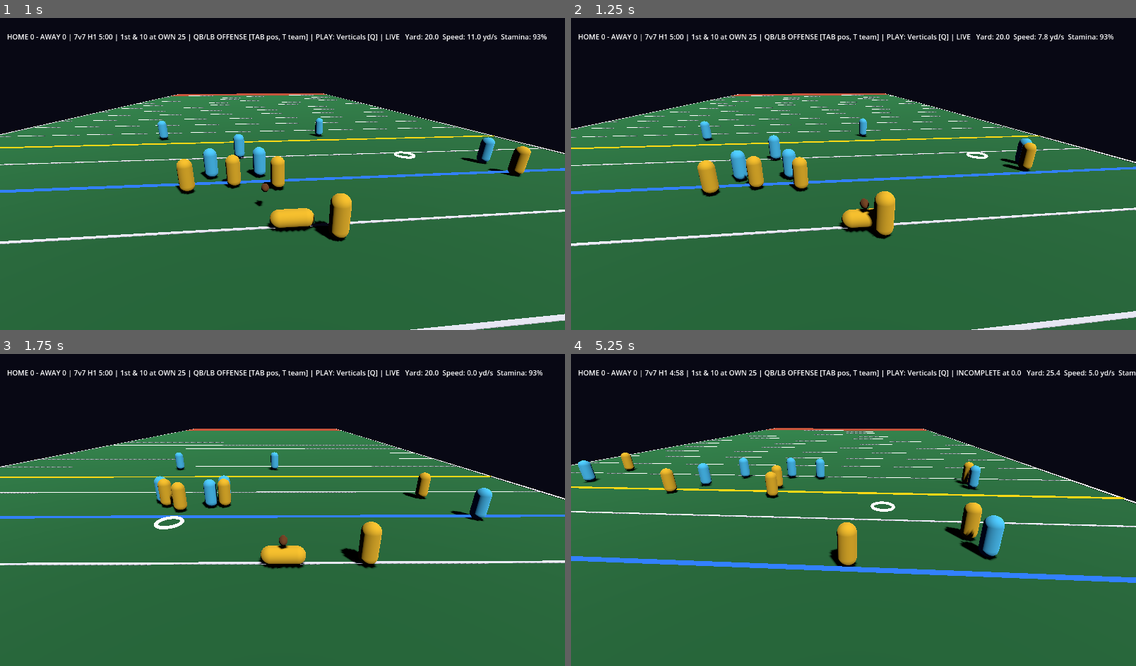
Above: before the commit, frames 1-4 (two rows, left to right).
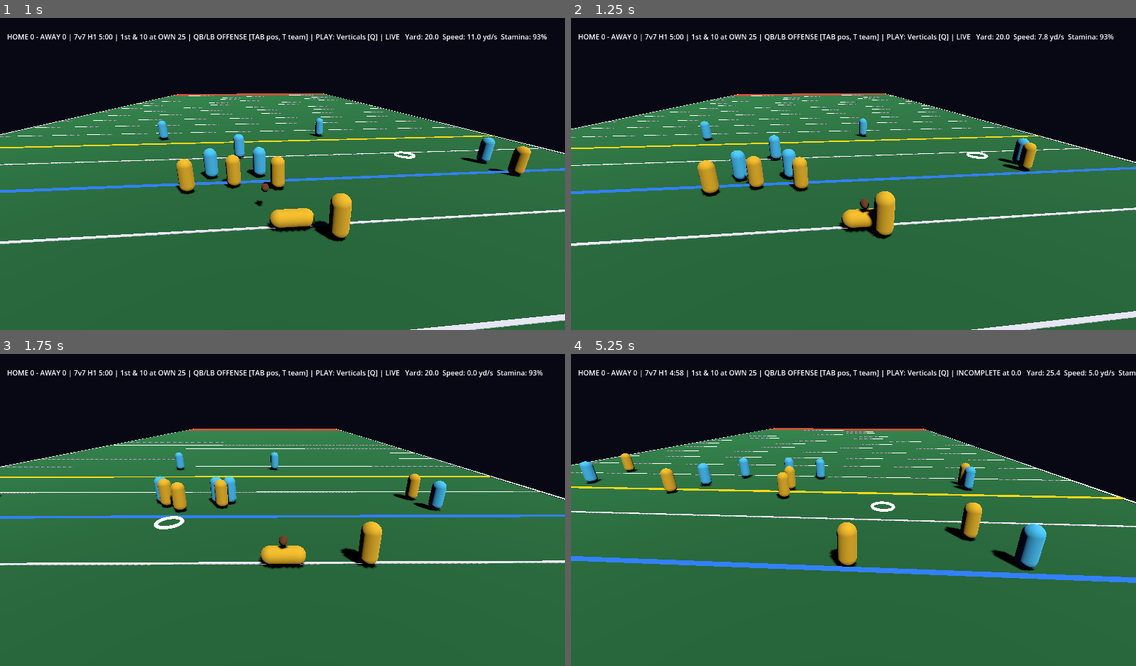
Above: after the commit, the same moments.

Repository: ZeratulAuditore/CraterBowl
Game: Godot game, scene res://scenes/main.tscn
Same seed, same stepped clock (60 frames per second), same inputs: the game is played once before the commit and once after it.
Inputs (mouse positions are in pixels of both pictures, inside the frame that each line leads up to):
- Up to frame 1 (1 s): tap Enter at 0.5 s; move the mouse to (406, 155) at 0.52 s; hold D from 0.53 s (still down); hold Shift from 0.53 s (still down); click (406, 155) at 0.67 s; tap Space at 0.77 s; tap E at 0.8 s
- Up to frame 2 (1.25 s): keep holding D; keep holding Shift; tap Space at 1.07 s
- Up to frame 3 (1.75 s): move the mouse to (169, 522) at 1.27 s; release D at 1.28 s; release Shift at 1.28 s; hold S from 1.28 s (still down); tap E at 1.35 s; tap Space at 1.52, 1.55 s
- Up to frame 4 (5.25 s): tap Space at 1.82, 2.1, 3.02, 3.32, 3.77, 3.8, 4.07, 4.52, 4.82 s; move the mouse to (910, 438) at 2.02 s; release S at 2.03 s; hold D 2.03-2.78 s; hold Shift 2.03-2.78 s; move the mouse to (825, 572) at 2.77 s; hold W 2.78-3.53 s; tap Shift at 2.85, 4.55 s; click (825, 572) at 2.92 s; tap E at 3.05, 3.6 s; move the mouse to (1023, 553) at 3.52 s; hold A 3.53-5.03 s; move the mouse to (684, 460) at 4.27 s; tap Enter at 4.35 s; move the mouse to (881, 506) at 5.02 s; hold S from 5.03 s (still down); tap 3 at 5.1 s; click (881, 506) at 5.17 s

Frame 1 is identical in both runs. In frame 2, 0.1% of the frame differs, in the area x 34-82%, y 37-48%; in frame 3, 1.4%; in frame 4, 2.2%, in the area x 1-85%, y 31-70%.

Commit message:
iter 018: A17 practice drills (passing/catching/tackling/scrimmage); fix CB walking through unreleased WR
Co-Authored-By: Claude Opus 5.5 <noreply@anthropic.com>

Diff:
--- a/src/game/main.gd
+++ b/src/game/main.gd
@@ -20,6 +20,7 @@
 const Routes := preload("res://src/sim/routes.gd")
 const MatchConfig := preload("res://src/sim/match_config.gd")
 const Lobby := preload("res://src/net/lobby.gd")
+const Drills := preload("res://src/sim/drills.gd")
 const InviteCode := preload("res://src/net/invite_code.gd")
 const T := preload("res://src/sim/tuning.gd")
 const ARC_DOTS := 24
@@ -47,6 +48,7 @@
 var match_size := 7
 var lobby := Lobby.new()      # server: authoritative; client: mirror
 var debug_playclock := -1.0
+var drill: Drills = null        # offline practice drill (null = normal match)
 var field_root: Node3D
 var athlete_root: Node3D
 var my_id := -1          # the human's athlete (QB on offense, LB on defense)
@@ -57,6 +59,7 @@
 var route_lines: MeshInstance3D
 var route_mesh := ImmediateMesh.new()
 var input_override = null   # tests/bots: Vector2 replaces keyboard movement
+var sprint_override = null  # tests/bots: bool replaces the Shift key
 var net: NetSession
 var net_tick := 0
 var predictor := Predictor.new()
@@ -73,7 +76,8 @@
 	_build_environment()
 	_build_ball_view()
 	_build_aim_visuals()
-	configure(MatchConfig.normalize(_cli_args().get("size", 7)))
+	var args := _cli_args()
+	configure(MatchConfig.normalize(args.get("size", 7)), str(args.get("practice", "")) if args.has("practice") else "")
 	_setup_net()
 	route_lines = MeshInstance3D.new()
 	route_lines.name = "RouteLines"
@@ -99,8 +103,12 @@
 
 ## (Re)build the whole match for a size: field, roster, sim, views. Used at start,
 ## and on clients when the host's size differs.
-func configure(size: int) -> void:
+func configure(size: int, practice: String = "") -> void:
 	match_size = MatchConfig.normalize(size)
+	drill = null
+	if practice != "":
+		drill = Drills.new()
+		match_size = 7
 	for r in [field_root, athlete_root]:
 		if r:
 			remove_child(r)
@@ -121,22 +129,31 @@
 	_spawn_teams()
 	_build_field()
 	series = Match.new(world)
-	series.start(0)
+	series.start(0, Drills.LOS if drill != null else -1.0)
 	world.event.connect(_on_world_event)
+	if drill != null:
+		world.event.connect(drill.on_event)
+		if drill.kind != "scrimmage":
+			drill.start_rep(world)
 	los_marker = _marker(Color(0.2, 0.5, 1.0), "LOSMarker")
 	fd_marker = _marker(Color(1.0, 0.85, 0.1), "FirstDownMarker")
 	for v in views:
 		v.sync()
 
 func _spawn_teams() -> void:
-	roster.build(world, match_size)
+	var drill_me := -1
+	if drill != null:
+		MatchConfig.apply_field(world.field, 7)
+		drill_me = drill.build(world, _practice_kind())
+	if drill_me < 0:
+		roster.build(world, match_size)
 	for a in world.athletes:
 		var v := PlayerNode.new()
 		v.name = "Athlete%d" % a.id
 		v.setup(a, TEAM_COLORS[a.team])
 		athlete_root.add_child(v)
 		views.append(v)
-	my_id = roster.auto_assign(LOCAL_PLAYER)
+	my_id = drill_me if drill_me >= 0 else roster.auto_assign(LOCAL_PLAYER)
 	controlled_id = my_id
 	player = views[controlled_id]
 
@@ -286,6 +303,20 @@
 		net.snapshot_received.connect(_on_snapshot)
 		net.event_received.connect(_on_world_event)
 
+func _practice_kind() -> String:
+	if _pending_practice != "":
+		return _pending_practice
+	var k := str(_cli_args().get("practice", ""))
+	return k if Drills.valid(k) else "passing"
+
+var _pending_practice := ""
+
+## Start an offline practice session (also used by tests).
+func start_practice(kind: String) -> void:
+	_pending_practice = kind
+	configure(7, kind)
+	_pending_practice = ""
+
 func _local_ipv4() -> String:
 	for a in IP.get_local_addresses():
 		if a.count(".") == 3 and not a.begins_with("127.") and not a.begins_with("169.254."):
@@ -495,7 +526,7 @@
 func _physics_process(delta: float) -> void:
 	if charging:
 		charge = minf(1.0, charge + delta / T.THROW_CHARGE_TIME)
-	var my_input := {"dir": read_input(), "sprint": Input.is_key_pressed(KEY_SHIFT)}
+	var my_input := {"dir": read_input(), "sprint": sprint_override if sprint_override != null else Input.is_key_pressed(KEY_SHIFT)}
 	if in_lobby():
 		if is_server():
 			_step_lobby()
@@ -516,8 +547,14 @@
 	_render()
 
 func _step_authoritative(delta: float, my_input: Dictionary) -> void:
-	series.tick(delta)
-	if world.phase == World.Phase.DEAD and auto_next and not series.is_final():
+	if drill == null:
+		series.tick(delta)          # practice never runs the clocks
+	if drill != null and drill.kind != "scrimmage":
+		if drill.tick(world, delta):
+			drill.start_rep(world)
+			last_whistle = ""
+			set_controlled(my_id)
+	elif world.phase == World.Phase.DEAD and auto_next and not series.is_final():
 		dead_t += delta
 		if dead_t >= NEXT_PLAY_DELAY:
 			next_play()
@@ -598,6 +635,8 @@
 		hud.text = "PRIVATE MATCH LOBBY   Invite code: %s\n%s\n[Enter] ready  (%s starts when everyone is ready)" % [lobby.code, lobby.summary(), who]
 		return
 	var clock_txt: String = "%dv%d %s" % [match_size, match_size, series.clock.label()]
+	if drill != null:
+		clock_txt = drill.label()
 	if world.phase == World.Phase.PRESNAP:
 		clock_txt += " | PLAY %d" % int(ceil(series.clock.play_clock))
 	if series.is_final():
--- a/src/sim/ai.gd
+++ b/src/sim/ai.gd
@@ -162,6 +162,11 @@
 		# stays out of the QB's throwing lane.
 		var heading: Vector2 = r.velocity.normalized() if r.velocity.length() > 0.5 else Vector2(0, 1)
 		var spot: Vector2 = r.position - r.velocity * T.AI_COVER_REACTION - heading * T.AI_COVER_TRAIL
+		# Until the receiver gets past him, a defender lined up downfield holds level and
+		# slightly inside; "trailing" would mean walking through the receiver into the backfield.
+		if a.position.y > r.position.y and spot.y < r.position.y:
+			var inside := 1.0 if r.position.x < world.field.width / 2.0 else -1.0
+			spot = Vector2(r.position.x + inside * 1.0, r.position.y + 0.6)
 		var to: Vector2 = spot - a.position
 		return {"dir": to.normalized() if to.length() > 0.3 else Vector2.ZERO, "sprint": to.length() > 2.0}
 	if a.role == Athlete.Role.LB and qb != null:
--- /dev/null
+++ b/src/sim/drills.gd
@@ -0,0 +1,116 @@
+extends RefCounted
+## Practice drills. Build their own athletes, score reps, reset. Pure.
+
+const Athlete := preload("res://src/sim/athlete.gd")
+const Routes := preload("res://src/sim/routes.gd")
+const R := Athlete.Role
+const KINDS := ["passing", "catching", "tackling", "scrimmage"]
+const REP_PAUSE := 1.2
+const TACKLE_TIMEOUT := 6.0
+const LOS := 30.0
+
+var kind := "passing"
+var me := -1
+var reps := 0
+var successes := 0
+var streak := 0
+var best_streak := 0
+var rep_over := false
+var _pause := 0.0
+var _play_i := 0
+var _carrier := -1
+
+static func valid(k: String) -> bool:
+	return KINDS.has(k)
+
+## Add this drill's athletes to an empty World and return the human athlete id.
+func build(world, k: String) -> int:
+	kind = k if valid(k) else "passing"
+	var cx: float = world.field.width / 2.0
+	match kind:
+		"passing":
+			var qb = world.add_two_way(0, R.QB, cx, R.LB, cx)
+			world.add_two_way(0, R.WR, cx - 18.0, R.CB, cx - 18.0)
+			world.add_two_way(0, R.WR, cx + 18.0, R.CB, cx + 18.0)
+			world.add_two_way(0, R.RB, cx + 4.0, R.S, cx)
+			me = qb.id
+		"catching":
+			world.add_two_way(0, R.QB, cx, R.LB, cx)
+			var wr = world.add_two_way(0, R.WR, cx - 14.0, R.CB, cx - 14.0)
+			world.add_two_way(1, R.WR, cx - 14.0, R.CB, cx - 14.0)
+			me = wr.id
+		"tackling":
+			var rb = world.add_two_way(0, R.RB, cx, R.S, cx)
+			var lb = world.add_two_way(1, R.QB, cx, R.LB, cx)
+			_carrier = rb.id
+			me = lb.id
+		"scrimmage":
+			return -1   # caller builds a full roster
+	return me
+
+func start_rep(world) -> void:
+	rep_over = false
+	_pause = 0.0
+	world.setup_formation(LOS)
+	match kind:
+		"passing":
+			world.call_play(Routes.PLAY_NAMES[_play_i % Routes.PLAY_NAMES.size()])
+			_play_i += 1
+		"catching":
+			world.call_play("Curls" if _play_i % 2 == 0 else "Slants")
+			_play_i += 1
+		"tackling":
+			var rb = world.get_athlete(_carrier)
+			rb.position = Vector2(world.field.width / 2.0 + (4.0 if _play_i % 2 == 0 else -4.0), LOS - 2.0)
+			world.get_athlete(me).position = Vector2(world.field.width / 2.0, LOS + 10.0)
+			_play_i += 1
+			world.start_live_with(_carrier)
+
+func _score(ok: bool) -> void:
+	if rep_over:
+		return
+	rep_over = true
+	reps += 1
+	if ok:
+		successes += 1
+		streak += 1
+		best_streak = maxi(best_streak, streak)
+	else:
+		streak = 0
+
+## Feed every World event.
+func on_event(n: String, d: Dictionary) -> void:
+	if kind == "scrimmage":
+		return
+	match kind:
+		"passing":
+			if n == "catch":
+				_score(true)
+			elif n in ["incomplete", "interception", "tackle", "out_of_bounds"]:
+				_score(false)
+		"catching":
+			if n == "catch" and d.get("by", -1) == me:
+				_score(true)
+			elif n in ["incomplete", "interception", "catch", "tackle"]:
+				_score(false)
+		"tackling":
+			if n == "tackle":
+				_score(true)
+			elif n in ["touchdown", "out_of_bounds", "fumble"]:
+				_score(n == "fumble")
+
+## Returns true when the rep should be reset now.
+func tick(world, dt: float) -> bool:
+	if kind == "scrimmage":
+		return false
+	if kind == "tackling" and not rep_over and world.phase == world.Phase.LIVE and world.play_time >= TACKLE_TIMEOUT:
+		_score(false)
+	if rep_over:
+		_pause += dt
+		return _pause >= REP_PAUSE
+	return false
+
+func label() -> String:
+	if kind == "scrimmage":
+		return "PRACTICE: Scrimmage vs bots (no clock)"
+	return "PRACTICE: %s drill  %d/%d  streak %d (best %d)" % [kind.capitalize(), successes, reps, streak, best_streak]
--- a/src/sim/world.gd
+++ b/src/sim/world.gd
@@ -136,6 +136,16 @@
 		return false
 	route_of[id] = route
 	return true
+
+## Drills: go LIVE immediately with `id` carrying the ball (no snap).
+func start_live_with(id: int) -> void:
+	var a := get_athlete(id)
+	ball.hold(a.id)
+	last_possession = a.team
+	play_time = 0.0
+	phase = Phase.LIVE
+	_sync_ball()
+	event.emit("snap", {"qb": a.id})
 
 func snap() -> bool:
 	if phase != Phase.PRESNAP:
--- a/tests/game_flow.gd
+++ b/tests/game_flow.gd
@@ -77,8 +77,8 @@
 		[3206, func(): _force_dead_if_live(); main.series.start(0, 30.0); if main.world.get_athlete(main.my_id).team != 0: main.do_action({"a": "team"})],
 		[3207, func(): check(main.do_action({"a": "play", "p": "Slants"}), "call Slants"); check(main.world.play_name == "Slants", "play set")],
 		[3209, func(): check(main.route_mesh.get_surface_count() > 0, "route lines drawn presnap"); check(main.hud.text.find("PLAY: Slants") >= 0, "HUD shows play")],
-		[3210, func(): slant_wr = _ai_receiver(); slant_x = slant_wr.position.x; main.world.snap()],
-		[3300, func(): check(absf(slant_wr.position.x - slant_x) > …(218 unchanged characters)… ) == 0, "route lines hidden after snap")],
+		[3210, func(): main.ai.defense_enabled = false; slant_wr = _ai_receiver(); slant_x = slant_wr.position.x; main.world.snap()],  # route glue only (CB inside leverage takes slants away)
+		[3300, func(): check(absf(slant_wr.position.x - slant_x) > …(218 unchanged characters)… ) == 0, "route lines hidden after snap"); main.ai.defense_enabled = true],
 		# A13: forced interception -> live return -> whistle -> possession flips
 		[3301, func(): _force_dead_if_live(); main.series.start(0, 30.0); main.world.snap()],
 		[3330, func(): main.ai.defense_enabled = false; _setup_pick()],  # CB holds the spot (bots would play man)
@@ -100,6 +100,17 @@
 		[4605, func(): var t0: int = main.world.get_athlete(main.my_id).team; _key(KEY_T); check(main.world.get_athlete(main.my_id).team == 1 - t0, "T key swaps team")],
 		[4606, func(): _key(KEY_T); check(main.world.get_athlete(main.my_id).team == main.world.offense_team, "T again: back on offense")],
 		[4607, func(): _key(KEY_SPACE); check(main.world.phase == main.World.Phase.LIVE, "Space key snaps")],
+		# A17: practice drills through the real game
+		[4700, func(): main.start_practice("passing"); check(main.drill != null and main.world.athletes.size() == 4, "passing drill: 4 athletes")],
+		[4702, func(): check(main.hud.text.find("PRACTICE: Passing") >= 0, "HUD shows drill"); _key(KEY_SPACE)],
+		[4703, func(): main.world.call_play("Verticals")],
+		[4790, func(): _lead_to_wr(); main._set_charging(true)],
+		[4840, func(): main._set_charging(false)],
+		[5100, func(): check(main.drill.successes == 1 and main.drill.reps == 1, "drill counted the completion (%d/%d)" % [main.drill.successes, main.drill.reps])],
+		[5200, func(): check(main.world.phase == main.World.Phase.PRESNAP and main.controlled_id == main.my_id, "rep reset to presnap, control back to QB")],
+		[5300, func(): main.start_practice("tackling"); check(main.world.phase == main.World.Phase.LIVE, "tackling drill starts live")],
+		[5301, func(): _chase_and_tackle()],
+		[5800, func(): check(not _chasing, "tackling rep finished")],
 	]
 
 ## First receiver not controlled by the human (humans don't auto-run routes).
@@ -116,6 +127,29 @@
 		if a.id != cb.id and a.position.distance_to(Vector2(50, 60)) < 6.0:
 			a.position.x = 30.0
 	cb.position = Vector2(50, 60)
+
+## Tackling drill: run at the carrier; press the real E key when in range.
+var _chasing := false
+func _chase_and_tackle() -> void:
+	_chasing = true
+
+func _chase_tick() -> void:
+	if not _chasing or main.drill == null:
+		return
+	var me = main.world.get_athlete(main.my_id)
+	var c = main.world.carrier()
+	if c == null or main.drill.rep_over:
+		_chasing = false
+		main.input_override = null
+		main.sprint_override = null
+		check(main.drill.successes == 1, "tackled with the real E key (%d/%d)" % [main.drill.successes, main.drill.reps])
+		return
+	var to: Vector2 = c.position + c.velocity * 0.25 - me.position
+	main.input_override = to.normalized()
+	main.sprint_override = true
+	if to.length() < 1.8 and me.can_act():
+		me.facing = (c.position - me.position).normalized()
+		_key(KEY_E)
 
 ## Inject a real key press through main's key handler.
 func _key(code: int) -> void:
@@ -150,6 +184,7 @@
 		quit(1)
 		return true
 	frame += 1
+	_chase_tick()
 	for s in steps:
 		if s[0] == frame:
 			s[1].call()
--- a/tests/test_bots.gd
+++ b/tests/test_bots.gd
@@ -150,3 +150,18 @@
 	assert_true(ev.get("fumble", 0) <= maxi(1, ev.get("catch", 0) / 5), "fumbles rare (%d)" % ev.get("fumble", 0))
 	assert_true(ev.get("breakup", 0) + ev.get("incomplete", 0) >= 1, "defense makes some plays")
 	print("    bot game: %d plays, longest %.1fs, score %s, %s, comp %.0f%%, %s" % [plays, longest, str(m.score), m.downs.label(), comp, str(ev)])
+
+func test_press_defender_does_not_walk_through_receiver() -> void:
+	# Regression: trail spot put the CB behind an unreleased WR -> CB shoved the WR backwards.
+	var m := _match()
+	var w := m.world
+	w.snap()
+	var ai := AI.new()
+	var qb := w.find_role(0, R.QB)
+	var wr = w.receivers_in_order()[0]
+	var y0: float = wr.position.y
+	for i in 60:
+		var inp := ai.think(w, [qb.id, wr.id])
+		inp[wr.id] = {"dir": Vector2.ZERO, "sprint": false}   # receiver stands still at the line
+		w.step(inp, DT)
+	assert_true(wr.position.y > y0 - 0.3, "WR not shoved backwards (dy %.2f)" % (wr.position.y - y0))
--- /dev/null
+++ b/tests/test_drills.gd
@@ -0,0 +1,95 @@
+extends "res://tests/test_case.gd"
+
+const World := preload("res://src/sim/world.gd")
+const Drills := preload("res://src/sim/drills.gd")
+const Athlete := preload("res://src/sim/athlete.gd")
+const AI := preload("res://src/sim/ai.gd")
+const Passing := preload("res://src/sim/passing.gd")
+const T := preload("res://src/sim/tuning.gd")
+const DT := 1.0 / 60.0
+const R := Athlete.Role
+
+func _drill(kind: String) -> Array:
+	var w := World.new()
+	var d := Drills.new()
+	d.build(w, kind)
+	w.event.connect(d.on_event)
+	d.start_rep(w)
+	return [w, d]
+
+func test_builds() -> void:
+	var p := _drill("passing")
+	assert_eq(p[0].athletes.size(), 4)
+	assert_eq(p[0].get_athlete(p[1].me).role, R.QB, "you are QB")
+	var c := _drill("catching")
+	assert_eq(c[0].get_athlete(c[1].me).role, R.WR, "you are WR")
+	assert_true(c[0].find_role(1, R.CB) != null, "a CB covers you")
+	var t := _drill("tackling")
+	assert_eq(t[0].get_athlete(t[1].me).role, R.LB, "you are LB")
+
+func test_passing_scoring_and_reset() -> void:
+	var r := _drill("passing")
+	var w: World = r[0]
+	var d: Drills = r[1]
+	var p0 := w.play_name
+	w.snap()
+	d.on_event("catch", {"by": 1})
+	assert_eq(d.successes, 1)
+	assert_eq(d.streak, 1)
+	var reset := false
+	for i in 120:
+		if d.tick(w, DT):
+			reset = true
+			break
+	assert_true(reset, "rep resets after pause")
+	d.start_rep(w)
+	assert_eq(w.phase, World.Phase.PRESNAP)
+	assert_near(w.los_y, Drills.LOS)
+	assert_true(w.play_name != p0, "next play")
+	d.on_event("incomplete", {})
+	assert_eq(d.streak, 0, "miss resets streak")
+	assert_eq(d.best_streak, 1)
+	assert_eq(d.reps, 2)
+
+func test_tackling_starts_live_and_scores() -> void:
+	var r := _drill("tackling")
+	var w: World = r[0]
+	var d: Drills = r[1]
+	assert_eq(w.phase, World.Phase.LIVE, "live start")
+	var rb := w.find_role(0, R.RB)
+	assert_true(w.ball.is_held_by(rb.id), "RB carries")
+	var lb := w.get_athlete(d.me)
+	lb.position = rb.position + Vector2(0, 0.95)
+	lb.facing = Vector2(0, -1)
+	w.tackle(lb.id)
+	for i in 30: w.step({}, DT)
+	assert_eq(d.successes, 1, "tackle scored")
+
+func test_tackling_timeout_misses() -> void:
+	var r := _drill("tackling")
+	var w: World = r[0]
+	var d: Drills = r[1]
+	w.get_athlete(d.me).position = Vector2(2, 90)  # nowhere near
+	var rb := w.find_role(0, R.RB)
+	for i in int((Drills.TACKLE_TIMEOUT + 0.2) / DT):
+		w.step({rb.id: {"dir": Vector2(1, 0)}}, DT)   # runs sideways, stays in
+		rb.position.x = clampf(rb.position.x, 5, 45)
+		d.tick(w, DT)
+	assert_eq(d.reps, 1)
+	assert_eq(d.successes, 0, "timeout = miss")
+
+func test_catching_ai_qb_throws_to_you() -> void:
+	var r := _drill("catching")
+	var w: World = r[0]
+	var d: Drills = r[1]
+	var ai := AI.new()
+	w.snap()
+	var t := 0.0
+	var threw := [false]   # lambdas capture locals by value; mutate a container
+	w.event.connect(func(n, _data): if n == "throw": threw[0] = true)
+	while t < 4.0 and not w.forward_pass_thrown:
+		var inp := ai.think(w, [d.me])
+		inp[d.me] = {"dir": Vector2(0, 1), "sprint": false}   # you run upfield
+		w.step(inp, DT)
+		t += DT
+	assert_true(w.forward_pass_thrown and threw[0], "QB threw within 4s (t=%.1f)" % t)
Not shown, changed: FEATURES.md
Not shown, changed: ITERATIONS.md
Not shown, added: docs/iterations/018-practice.md
